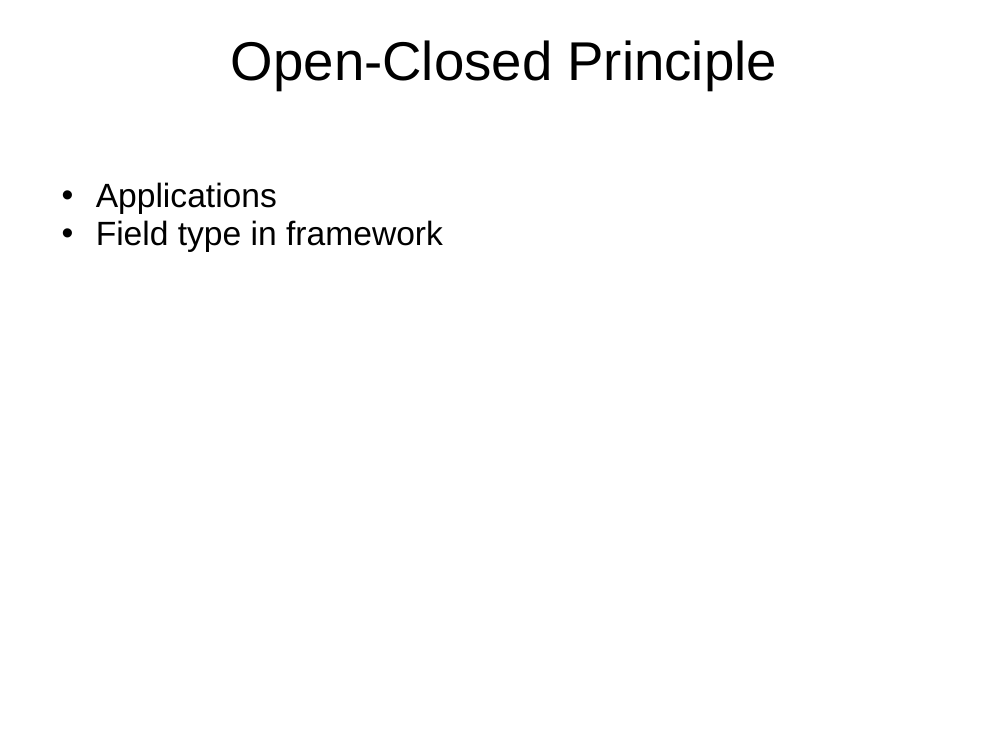
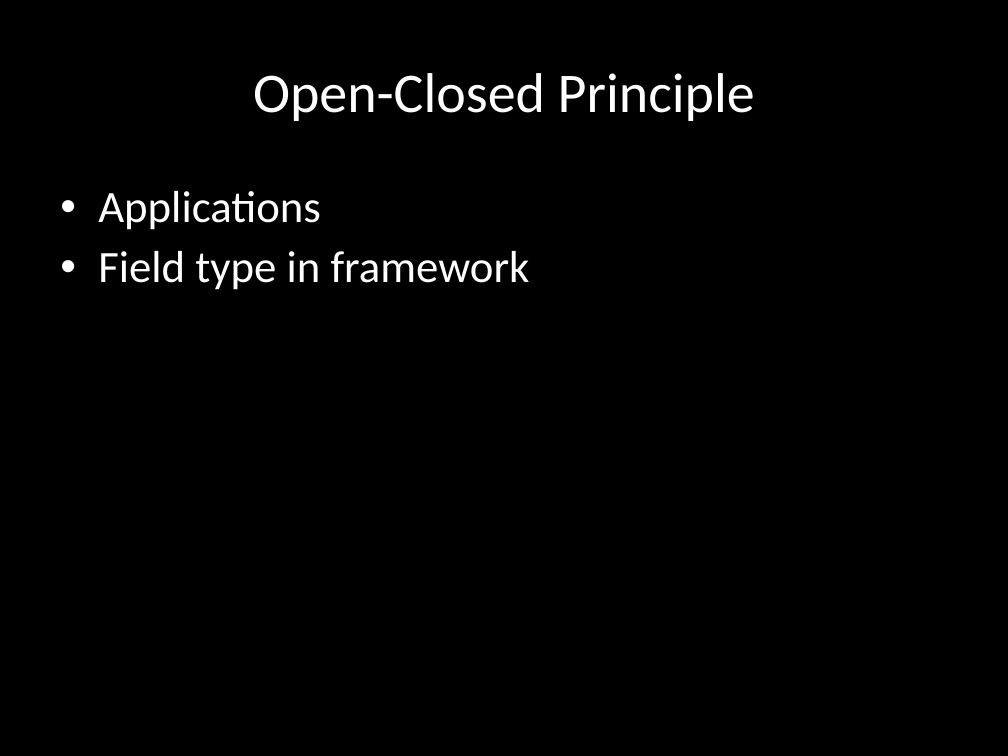
Before and after one commit to lqi/sensiblephp, a slide deck: slide 11 of docs/FinalProjectPresentation.pptx. Drawn at 1008x756 pixels with LibreOffice and Linux fonts; fonts in the diff are those of the drawing. Boxes give left, top, right and bottom in pixels: in the first picture for what was removed or moved away, otherwise in the second. Text is boxed around its words. In the diff, an @@ line names an element or a change of style, - is before the commit and + after.

```diff
--- a/docs/FinalProjectPresentation.pptx
+++ b/docs/FinalProjectPresentation.pptx
@@ background #FFFFFF to #000000 @@
@@ title "Open-Closed Principle" at (253,73,755,121): size 39 to 40 pt, font Arial to Calibri, text colour #000000 to #FFFFFF; vertical alignment top to middle @@
@@ text "Applications" at (98,191,530,290): size 24 to 32 pt, font Arial to Calibri, text colour #000000 to #FFFFFF; indent changed; more space between paragraphs; bullet colour #000000 to #FFFFFF @@
```
Also in this commit, not shown: 13 other slides changed, 2 slides added.
